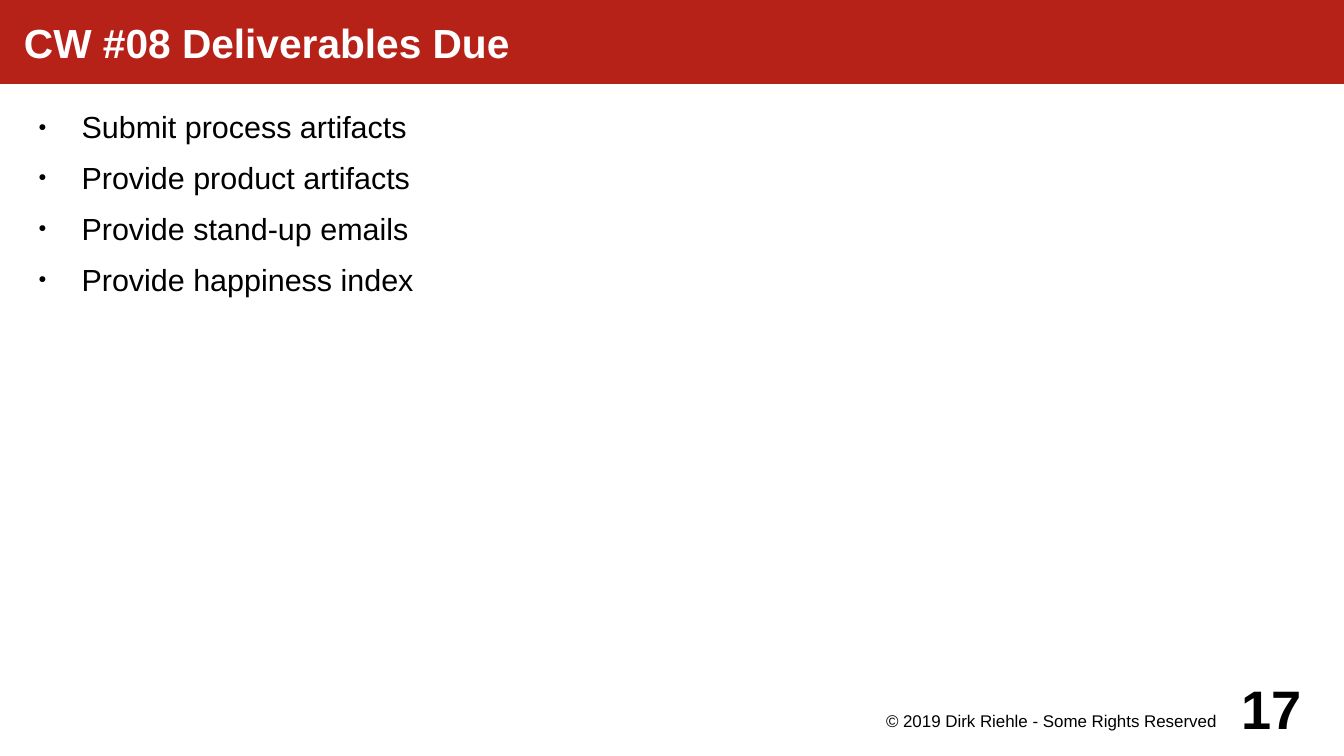
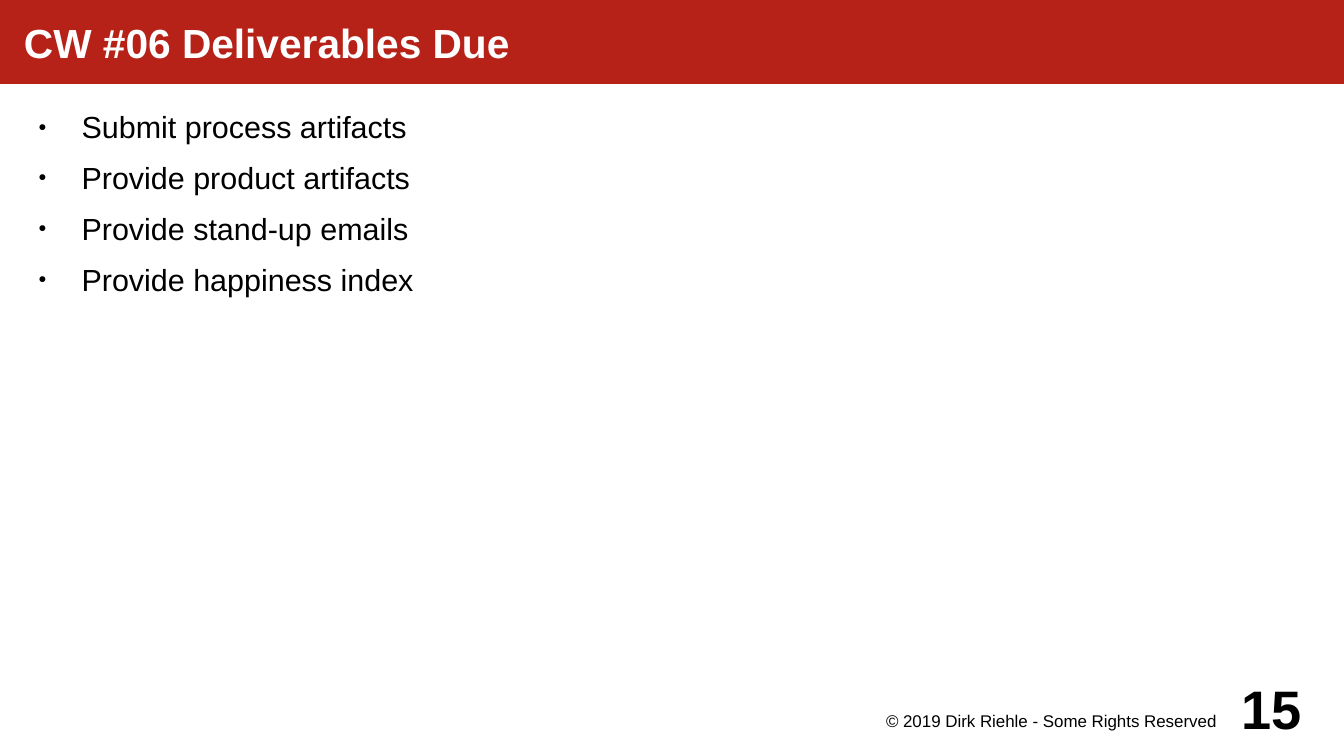
Before and after one commit to dirkriehle/amos-course, a slide deck: slide 15 of Lecture slides/AMOS A02 - Course Schedule.odp (slide 17 before the commit). Drawn at 1344x756 pixels with LibreOffice and Linux fonts; fonts in the diff are those of the drawing. Boxes give left, top, right and bottom in pixels: in the first picture for what was removed or moved away, otherwise in the second. Text is boxed around its words. In the diff, an @@ line names an element or a change of style, - is before the commit and + after.

```diff
--- a/Lecture slides/AMOS A02 - Course Schedule.odp
+++ b/Lecture slides/AMOS A02 - Course Schedule.odp
@@ title at box(24, 28, 510, 59): text changed @@
-CW #08 Deliverables Due
+CW #06 Deliverables Due
@@ page number at box(1242, 691, 1302, 730): text changed @@
-17
+15
```
Also in this commit, not shown: 9 other slides changed, 1 slide added, 4 other files.
